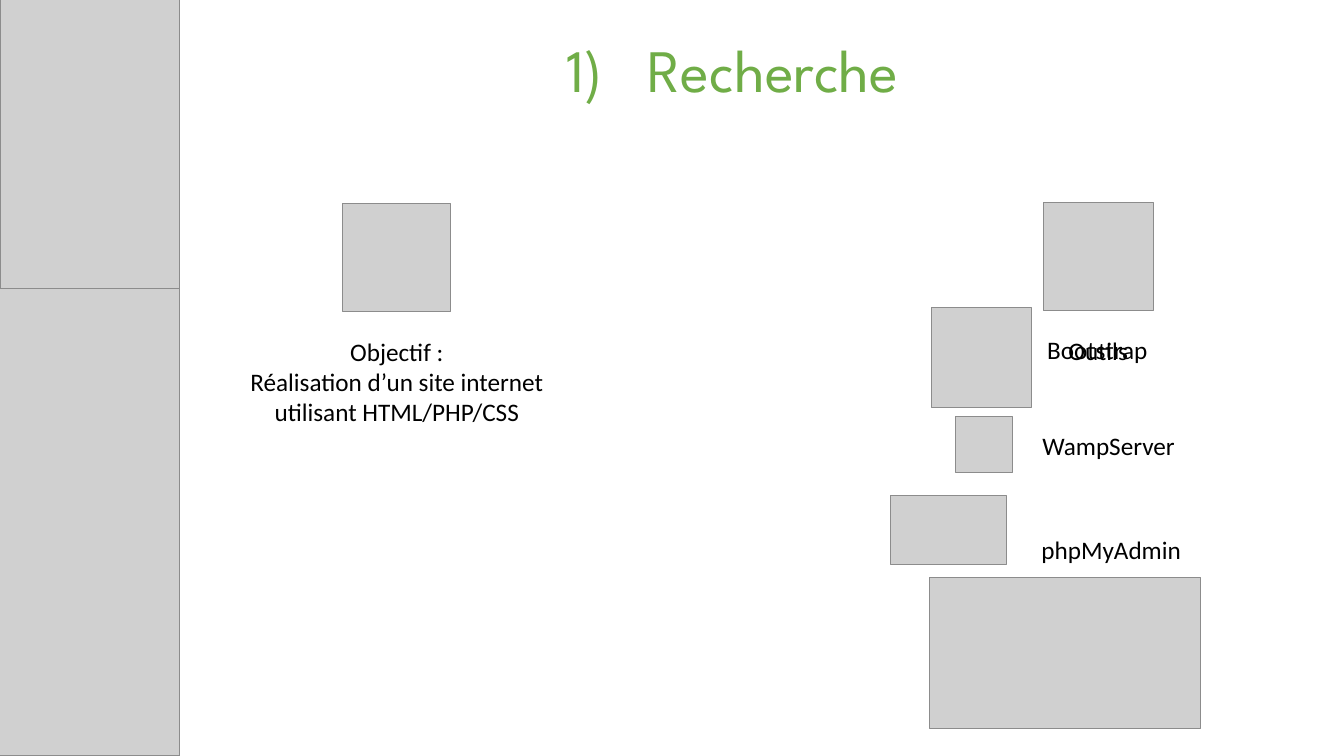
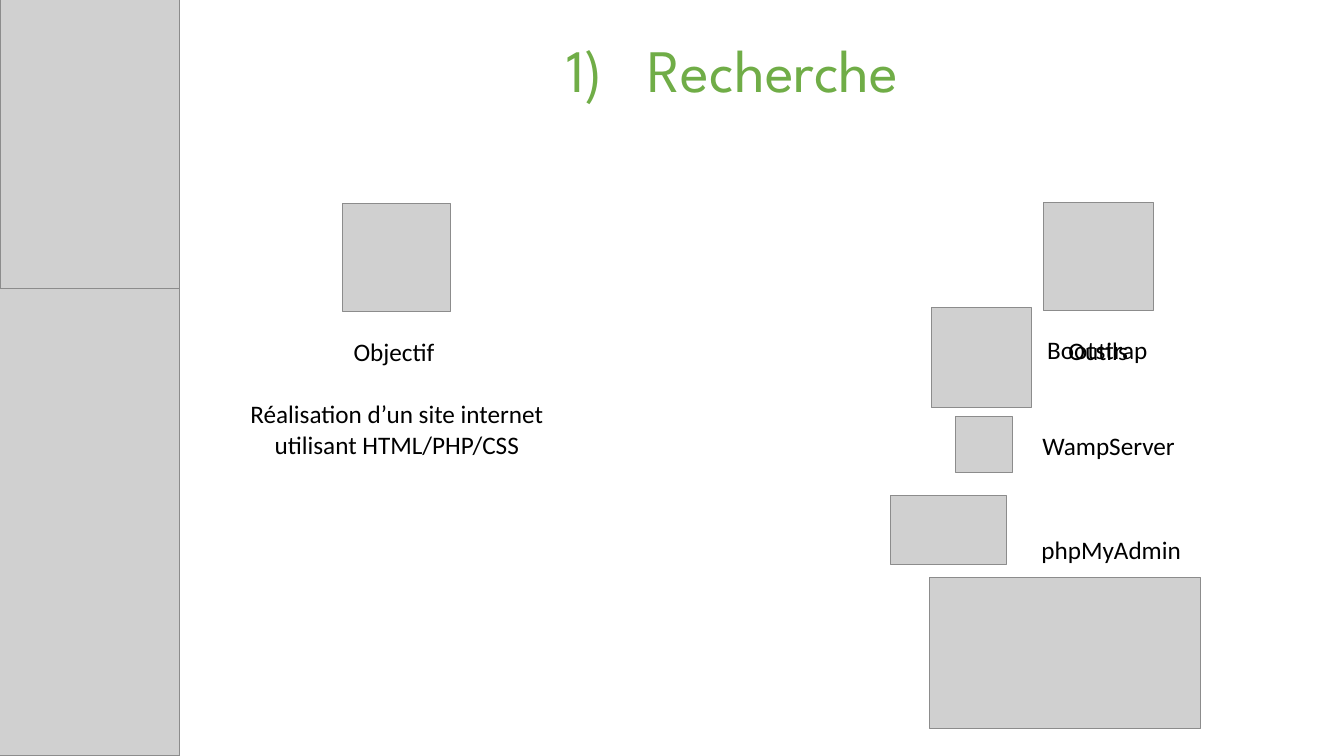
Before and after one commit to eehP/WeebProject, a slide deck: slide 3 of Présentation.pptx (slide 4 before the commit). Drawn at 1344x756 pixels with LibreOffice and Linux fonts; fonts in the diff are those of the drawing; grey boxes stand for pictures. Boxes give left, top, right and bottom in pixels: in the first picture for what was removed or moved away, otherwise in the second. Text is boxed around its words. In the diff, an @@ line names an element or a change of style, - is before the commit and + after.

```diff
--- a/Présentation.pptx
+++ b/Présentation.pptx
@@ text added at (x1=354, y1=343, x2=435, y2=366), 18 pt, text #000000 @@
+Objectif
@@ text at (x1=250, y1=405, x2=543, y2=455): text changed @@
-Objectif :
-Réalisation d’un site internet utilisant HTML/PHP/CSS
+Réalisation d’un site internet utilisant HTML/PHP/CSS
```
Also in this commit, not shown: 3 other slides changed, 1 slide added, 1 slide removed.
